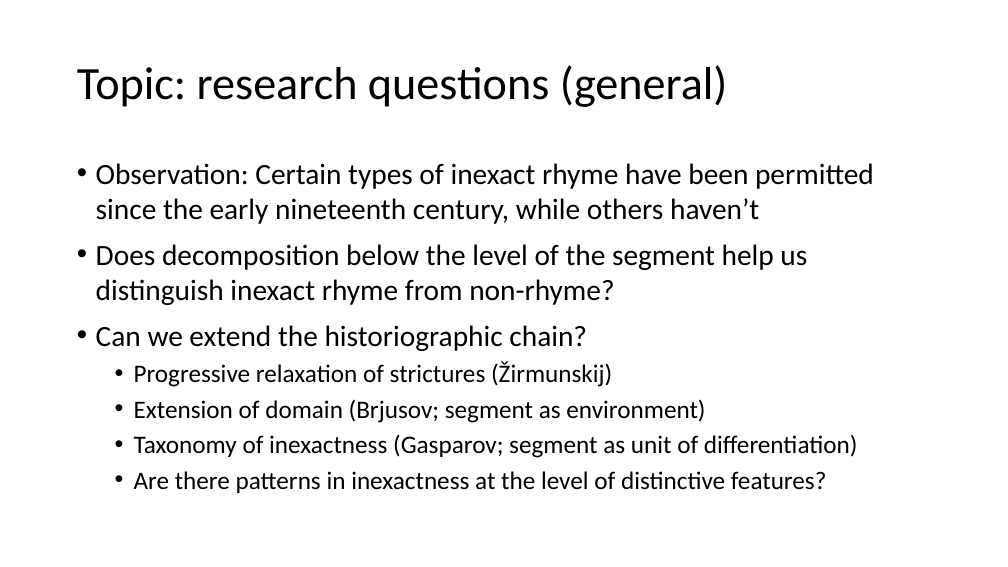
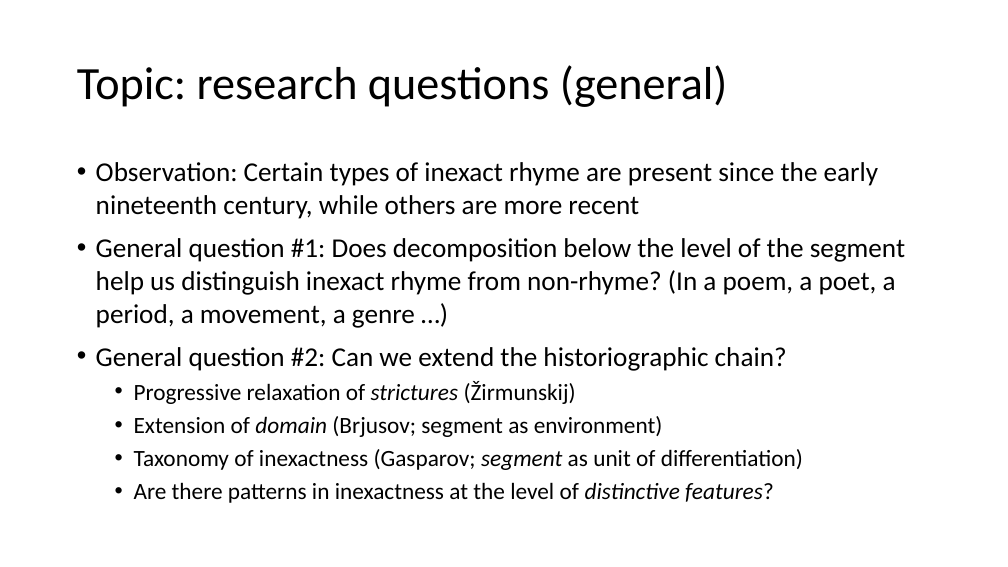
Before and after one commit to Data-Science-for-Linguists-2019/russian_rhyme, a slide deck: slide 11 of 2019-04-11_presentation.pptx (slide 9 before the commit). Drawn at 1008x567 pixels with LibreOffice and Linux fonts; fonts in the diff are those of the drawing. Boxes give left, top, right and bottom in pixels: in the first picture for what was removed or moved away, otherwise in the second. Text is boxed around its words. In the diff, an @@ line names an element or a change of style, - is before the commit and + after.

```diff
--- a/2019-04-11_presentation.pptx
+++ b/2019-04-11_presentation.pptx
@@ text at bbox=[96, 162, 905, 371]: text changed; size 28 to 25.9 pt @@
-• Observation: Certain types of inexact rhyme have been permitted since the early nineteenth century, while others haven’t
-• Does decomposition below the level of the segment help us distinguish inexact rhyme from non-rhyme?
-• Can we extend the historiographic chain?
+• Observation: Certain types of inexact rhyme are present since the early nineteenth century, while others are more recent
+• General question #1: Does decomposition below the level of the segment help us distinguish inexact rhyme from non-rhyme? (In a poem, a poet, a period, a movement, a genre …)
+• General question #2: Can we extend the historiographic chain?
@@ text at bbox=[134, 381, 803, 503]: size 24 to 22.2 pt in "Progressive relaxation of strictures (Žirmunskij)", "Extension of domain (Brjusov; segment as environment)", "Taxonomy of inexactness (Gasparov; segment as unit ...", "Are there patterns in inexactness at the ..."; italic on in "strictures", "domain", "segment", "distinctive features?" @@
```
Also in this commit, not shown: 10 other slides changed, 8 slides added, 3 slides removed.
